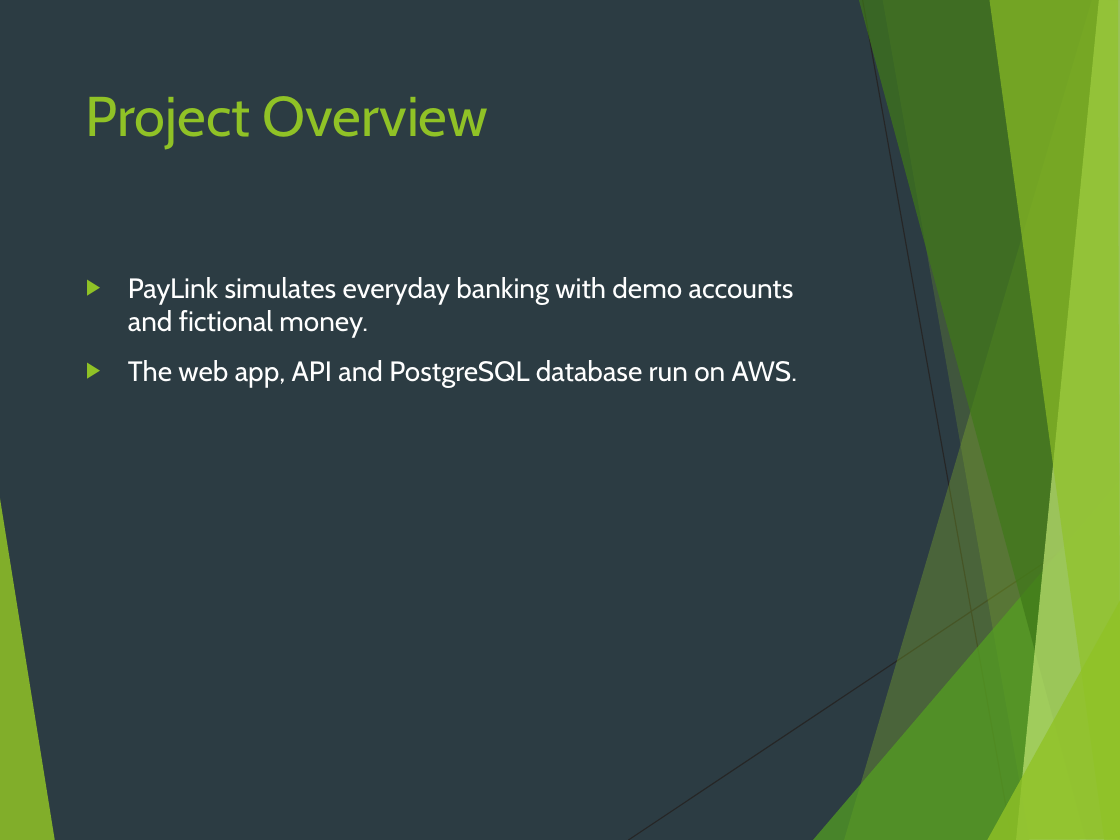
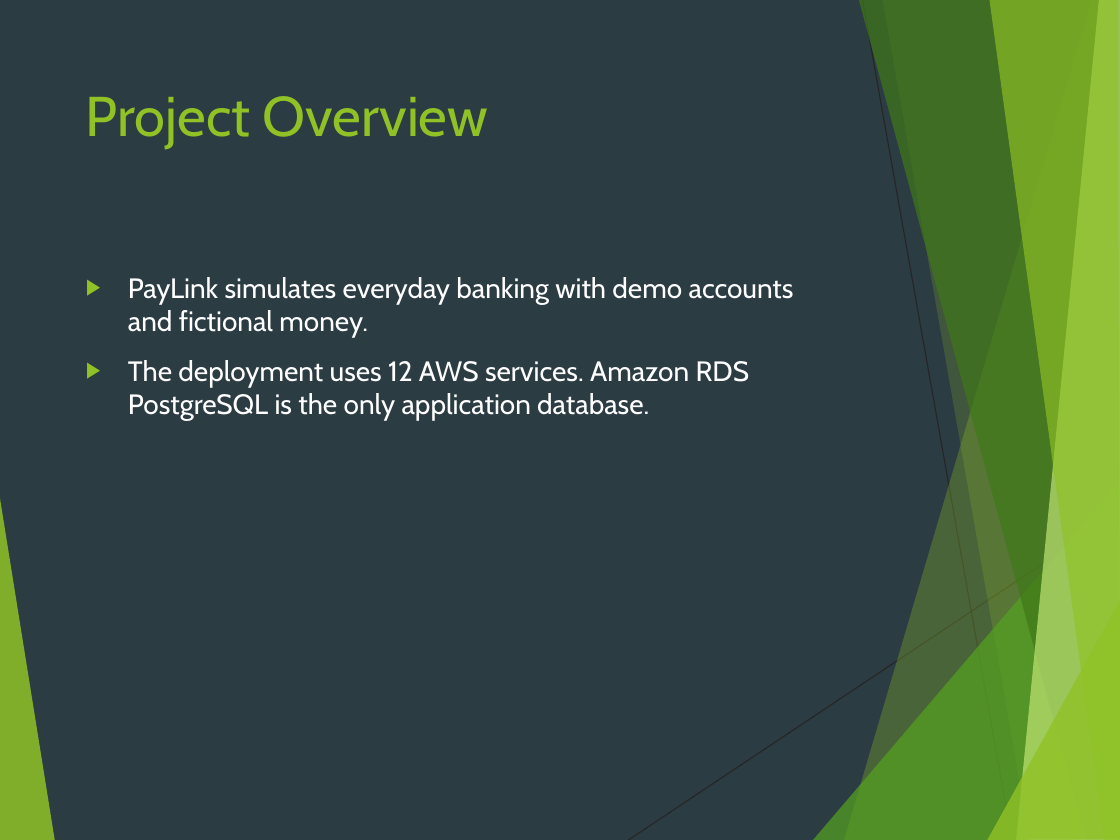
Before and after one commit to venkatasai-kadamati/paylink, a slide deck: slide 2 of cloud_project/artifacts/submission/PayLink_Cloud_Presentation.pptx. Drawn at 1120x840 pixels with LibreOffice and Linux fonts; fonts in the diff are those of the drawing. Boxes give left, top, right and bottom in pixels: in the first picture for what was removed or moved away, otherwise in the second. Text is boxed around its words. In the diff, an @@ line names an element or a change of style, - is before the commit and + after.

```diff
--- a/cloud_project/artifacts/submission/PayLink_Cloud_Presentation.pptx
+++ b/cloud_project/artifacts/submission/PayLink_Cloud_Presentation.pptx
@@ text at (x1=128, y1=360, x2=750, y2=421): text changed @@
-▶ The web app, API and PostgreSQL database run on AWS.
+▶ The deployment uses 12 AWS services. Amazon RDS PostgreSQL is the only application database.
```
Also in this commit, not shown: 1 other slide changed, 23 other files.
